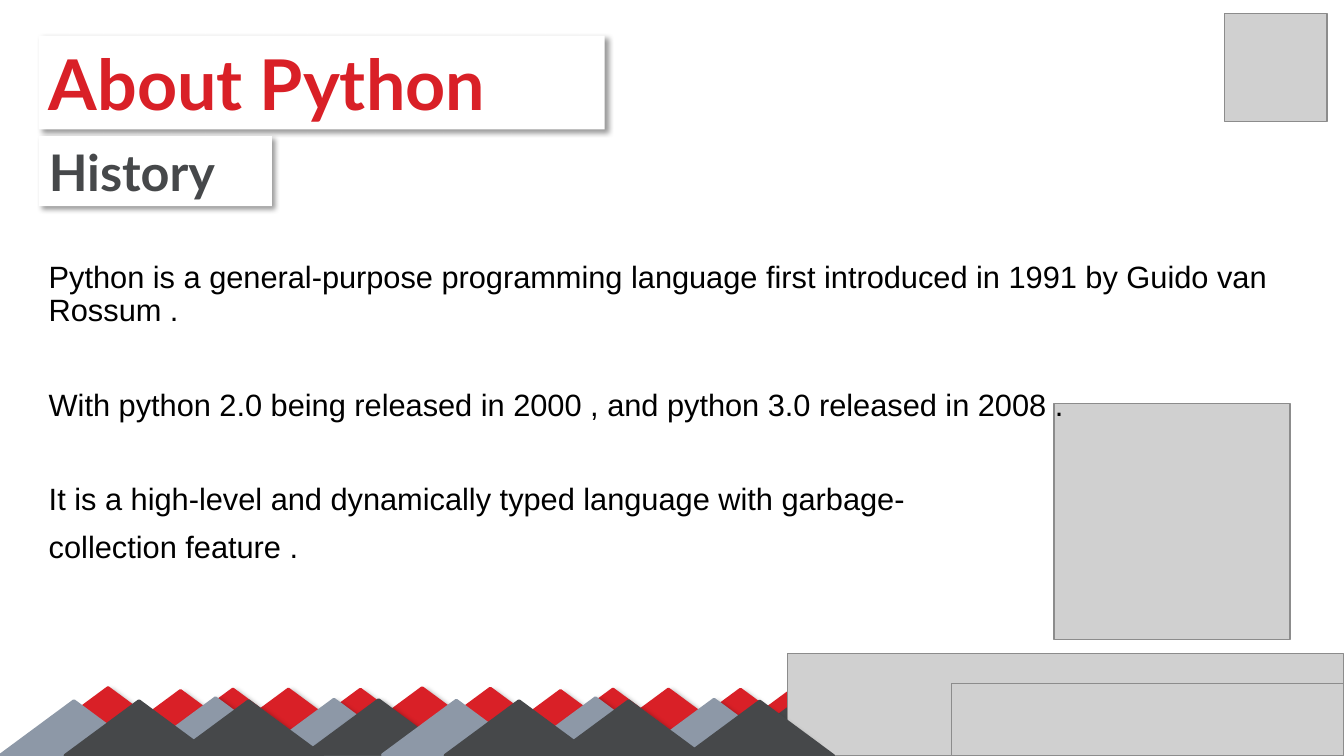
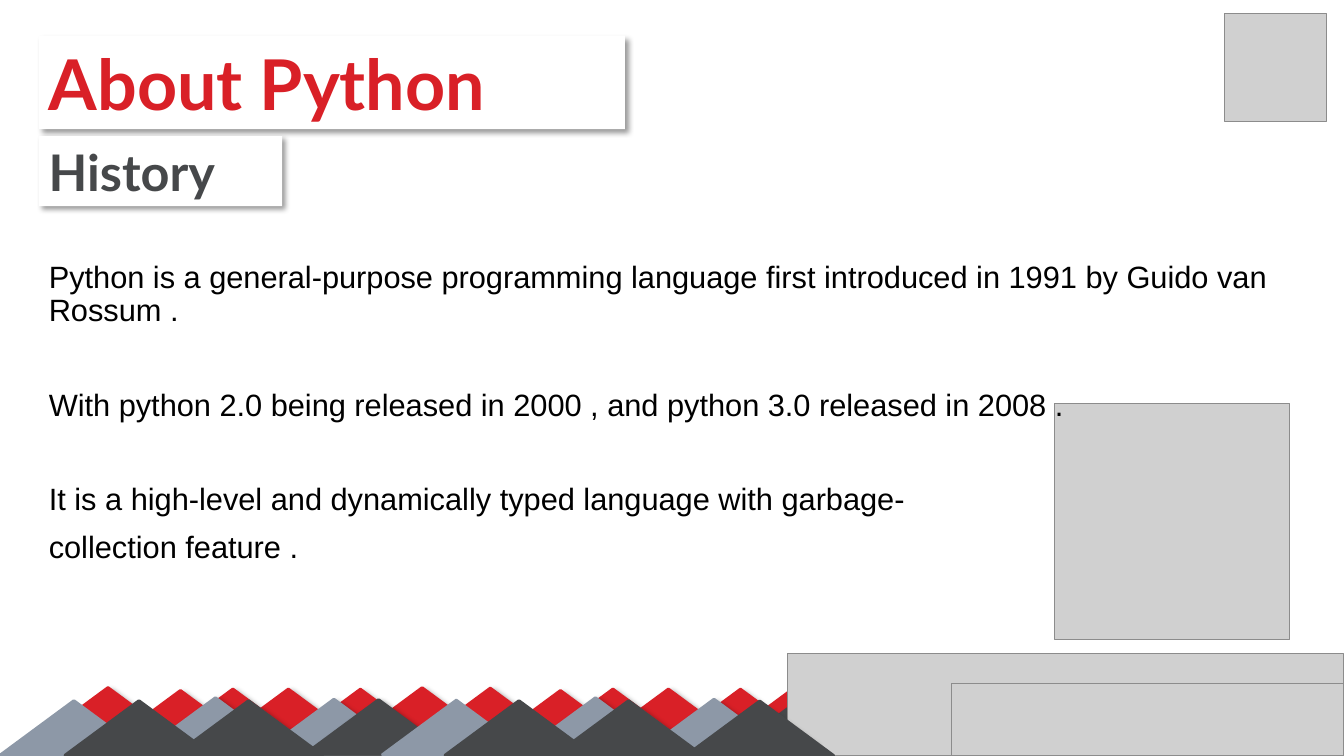
Before and after one commit to SalmaGira/machine-learning-workshop-Kvector, a slide deck: slide 3 of Sessions/Session 1/python-omar/python.pptx. Drawn at 1344x756 pixels with LibreOffice and Linux fonts; fonts in the diff are those of the drawing; grey boxes stand for pictures. Boxes give left, top, right and bottom in pixels: in the first picture for what was removed or moved away, otherwise in the second. Text is boxed around its words. In the diff, an @@ line names an element or a change of style, - is before the commit and + after.

```diff
--- a/Sessions/Session 1/python-omar/python.pptx
+++ b/Sessions/Session 1/python-omar/python.pptx
@@ rectangle "About Python": place and size @@
-rectangle "About Python" at <box>39,35,605,129</box>
+rectangle "About Python" at <box>39,35,625,129</box>
@@ rectangle "History": place and size @@
-rectangle "History" at <box>39,136,272,207</box>
+rectangle "History" at <box>39,136,282,206</box>
```
Also in this commit, not shown: 7 other slides changed.
